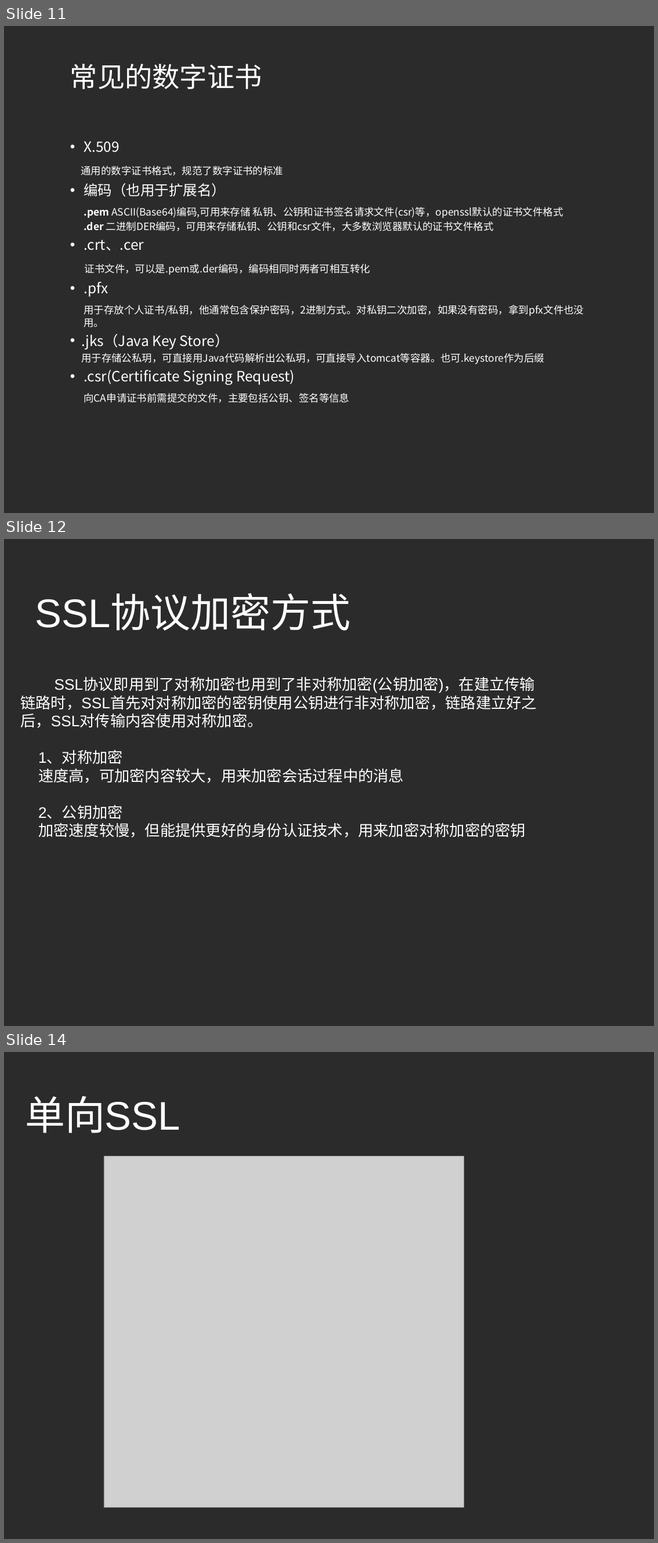
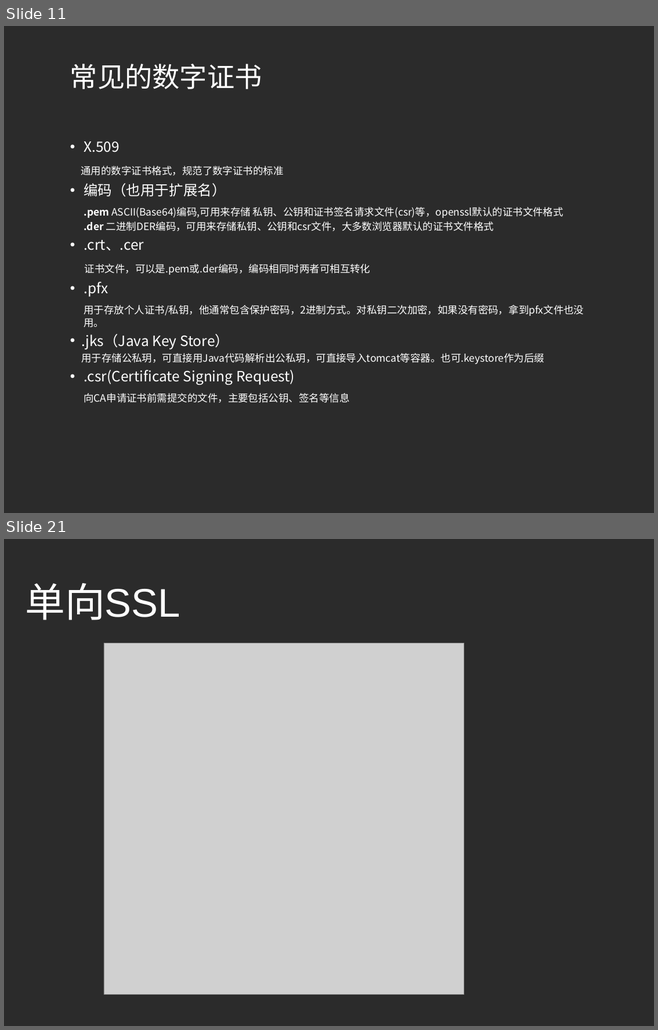
Before and after one commit to fuyongde/cademo, a slide deck: cademo/src/main/resources/认识HTTPS.pptx. Shown one above the other, each under a label of ours: slides 11, 12 and 14 before the commit, slides 11 and 21 after it; the slides between them are not shown. The pictures are 658x1543 and 658x1030 pixels, drawn with LibreOffice and Linux fonts; fonts in the diff are those of the drawing; grey boxes stand for pictures; background and template pictures are left out; a plain dark background stands for a picture behind light text. Boxes give left, top, right and bottom in pixels: in the first picture for what was removed or moved away, otherwise in the second. Text is boxed around its words. In the diff, an @@ line names an element or a change of style, - is before the commit and + after.

```diff
--- a/cademo/src/main/resources/认识HTTPS.pptx
+++ b/cademo/src/main/resources/认识HTTPS.pptx
@@ slide 12 removed at (x1=4, y1=539, x2=654, y2=1026), background picture (left out) @@
@@ title removed at (x1=35, y1=596, x2=351, y2=631) @@
-SSL协议加密方式
@@ subtitle removed at (x1=20, y1=678, x2=536, y2=838) @@
-SSL协议即用到了对称加密也用到了非对称加密(公钥加密)，在建立传输链路时，SSL首先对对称加密的密钥使用公钥进行非对称加密，链路建立好之后，SSL对传输内容使用对称加密。
-    1、对称加密
-    速度高，可加密内容较大，用来加密会话过程中的消息
-    2、公钥加密
-    加密速度较慢，但能提供更好的身份认证技术，用来加密对称加密的密钥
@@ what was slide 14 is now slide 21 @@
```
Also in this commit, not shown: 3 slides changed, 10 slides added, 2 other slides removed.
